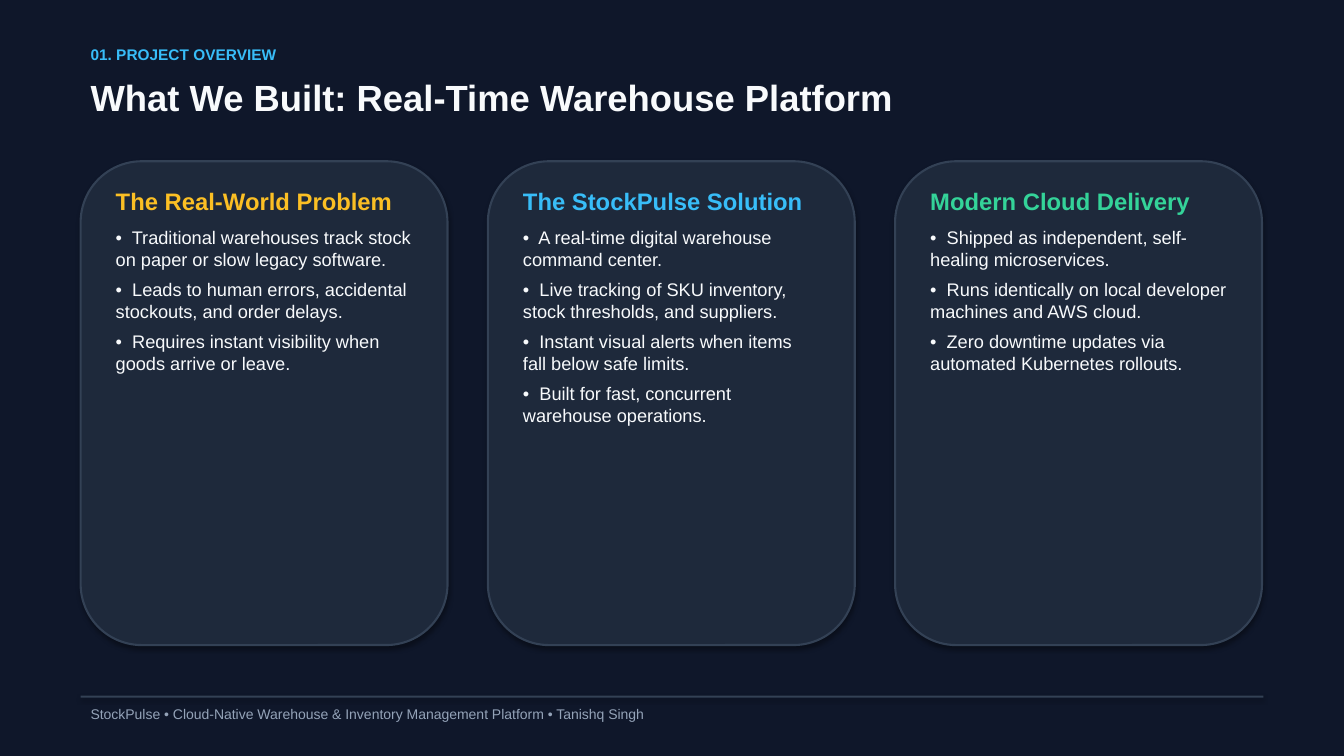
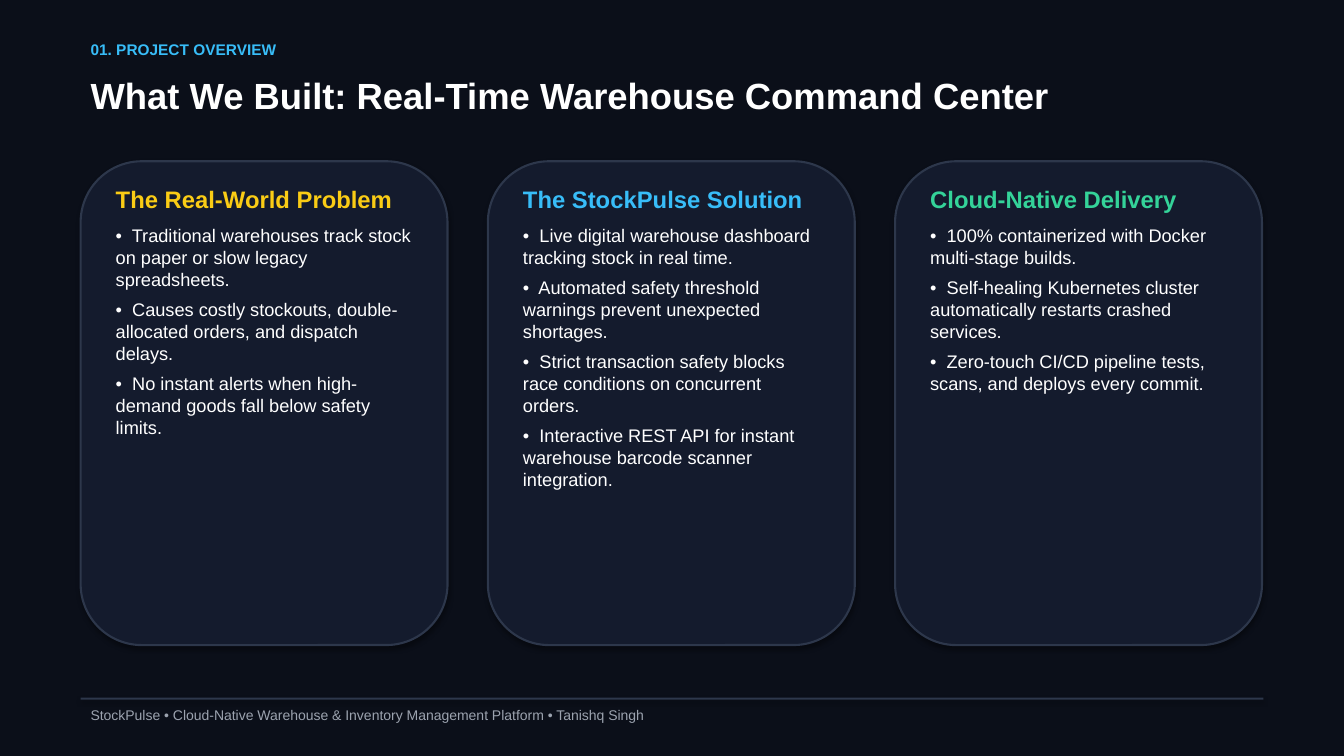
Before and after one commit to Tanishq217/StockPulse, a slide deck: slide 2 of StockPulse_Presentation.pptx. Drawn at 1344x756 pixels with LibreOffice and Linux fonts; fonts in the diff are those of the drawing. Boxes give left, top, right and bottom in pixels: in the first picture for what was removed or moved away, otherwise in the second. Text is boxed around its words. In the diff, an @@ line names an element or a change of style, - is before the commit and + after.

```diff
--- a/StockPulse_Presentation.pptx
+++ b/StockPulse_Presentation.pptx
@@ rectangle at bbox=[0, 0, 1344, 756]: fill #0F172A to #0B0F19 @@
@@ text "01. PROJECT OVERVIEW": place and size @@
-text "01. PROJECT OVERVIEW" at bbox=[91, 49, 276, 60]
+text "01. PROJECT OVERVIEW" at bbox=[91, 44, 276, 55]
@@ text at bbox=[91, 82, 1048, 110]: text changed; text colour #F8FAFC to #FFFFFF @@
-What We Built: Real-Time Warehouse Platform
+What We Built: Real-Time Warehouse Command Center
@@ fill #1E293B to #141B2D; outline #334155 1.5 pt to #2D374B 1.5 pt in 3 elements at bbox=[488, 161, 855, 645], bbox=[895, 161, 1262, 645], bbox=[81, 161, 448, 645] @@
@@ text at bbox=[116, 190, 392, 209]: text colour #FBBF24 to #FACC15 in "The Real-World Problem" @@
@@ text at bbox=[930, 190, 1207, 394]: text changed; text colour #F8FAFC to #FFFFFF @@
-Modern Cloud Delivery
-• Shipped as independent, self-healing microservices.
-• Runs identically on local developer machines and AWS cloud.
-• Zero downtime updates via automated Kubernetes rollouts.
+Cloud-Native Delivery
+• 100% containerized with Docker multi-stage builds.
+• Self-healing Kubernetes cluster automatically restarts crashed services.
+• Zero-touch CI/CD pipeline tests, scans, and deploys every commit.
@@ text at bbox=[116, 228, 410, 434]: text changed; text colour #F8FAFC to #FFFFFF @@
-• Traditional warehouses track stock on paper or slow legacy software.
-• Leads to human errors, accidental stockouts, and order delays.
-• Requires instant visibility when goods arrive or leave.
+• Traditional warehouses track stock on paper or slow legacy spreadsheets.
+• Causes costly stockouts, double-allocated orders, and dispatch delays.
+• No instant alerts when high-demand goods fall below safety limits.
@@ text at bbox=[523, 228, 810, 490]: text changed; text colour #F8FAFC to #FFFFFF @@
-• A real-time digital warehouse command center.
-• Live tracking of SKU inventory, stock thresholds, and suppliers.
-• Instant visual alerts when items fall below safe limits.
-• Built for fast, concurrent warehouse operations.
+• Live digital warehouse dashboard tracking stock in real time.
+• Automated safety threshold warnings prevent unexpected shortages.
+• Strict transaction safety blocks race conditions on concurrent orders.
+• Interactive REST API for instant warehouse barcode scanner integration.
@@ text "StockPulse • Cloud-Native Warehouse & ..." at bbox=[91, 710, 644, 723]: text colour #94A3B8 to #9CA3AF @@
@@ rectangle at bbox=[81, 698, 1263, 700]: fill #334155 to #2D374B @@
```
Also in this commit, not shown: 10 other slides changed, 4 slides added, 3 slides removed, 19 other files.
